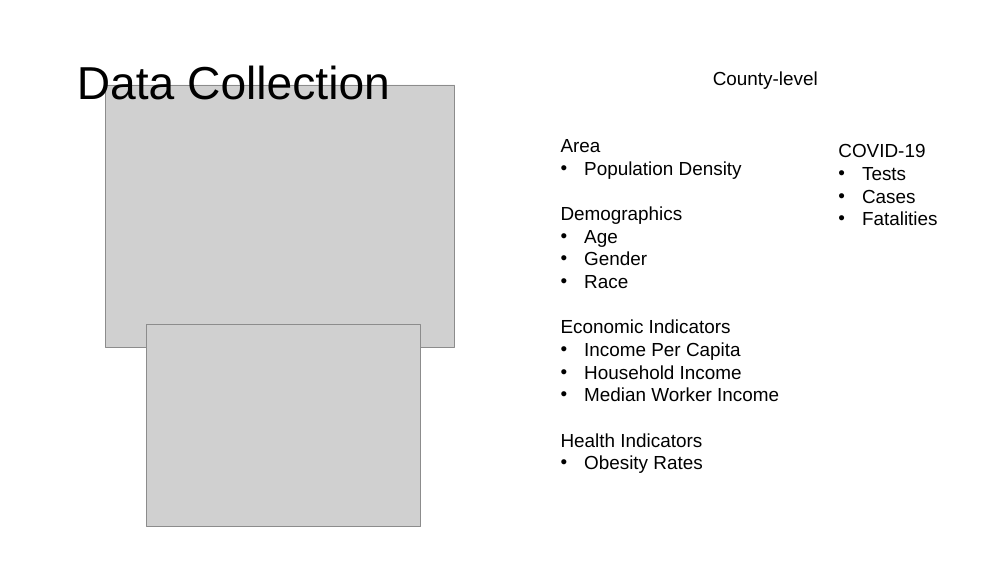
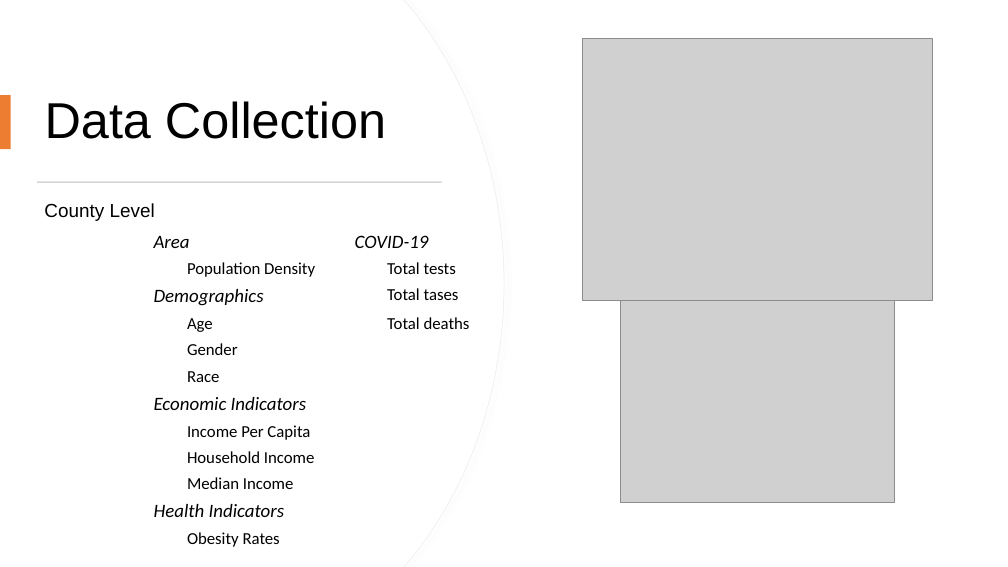
Before and after one commit to cxclark/covid19-analysis, a slide deck: slide 4 of 2020_10_30_covid_usa_analysis.pptx. Drawn at 1008x567 pixels with LibreOffice and Linux fonts; fonts in the diff are those of the drawing; grey boxes stand for pictures. Boxes give left, top, right and bottom in pixels: in the first picture for what was removed or moved away, otherwise in the second. Text is boxed around its words. In the diff, an @@ line names an element or a change of style, - is before the commit and + after.

Commit message:
updated slides

```diff
--- a/2020_10_30_covid_usa_analysis.pptx
+++ b/2020_10_30_covid_usa_analysis.pptx
@@ freeform shape added at [0, 0, 504, 567], fill #FFFFFF, outline #EFEFEF 0.75 pt @@
@@ freeform shape added at [0, 0, 504, 567], fill #FFFFFF @@
@@ picture: place and size @@
-picture at [106, 85, 455, 347]
+picture at [583, 39, 932, 301]
@@ title "Data Collection": place and size @@
-title "Data Collection" at [77, 63, 390, 109]
+title "Data Collection" at [45, 101, 386, 139]
@@ title "Data Collection" at [45, 101, 386, 139]: size 44 to 48 pt @@
@@ rectangle added at [0, 95, 11, 150], fill #ED7D31 @@
@@ text removed at [561, 139, 779, 473] @@
-Area
-• Population Density
-Demographics
-• Age
-• Gender
-• Race
-Economic Indicators
-• Income Per Capita
-• Household Income
-• Median Worker Income
-Health Indicators
-• Obesity Rates
@@ text removed at [838, 143, 938, 226] @@
-COVID-19
-• Tests
-• Cases
-• Fatalities
@@ rectangle added at [37, 181, 442, 183], fill #D5D5D5 @@
@@ text at [44, 203, 155, 221]: text changed @@
-County-level
+County Level
@@ table added at [146, 228, 546, 551], 12 rows, 4 columns @@
+Area |  | COVID-19 | 
+ | Population Density |  | Total tests
+Demographics |  |  | Total tases
+ | Age |  | Total deaths
+ | Gender |  | 
+ | Race |  | 
+Economic Indicators |  |  | 
+ | Income Per Capita |  | 
+ | Household Income |  | 
+ | Median Income |  | 
+Health Indicators |  |  | 
+ | Obesity Rates |  | 
@@ picture: place and size @@
-picture at [146, 324, 421, 527]
+picture at [620, 300, 895, 503]
```
Also in this commit, not shown: 2 other slides changed, 2 slides removed, 1 other file.
